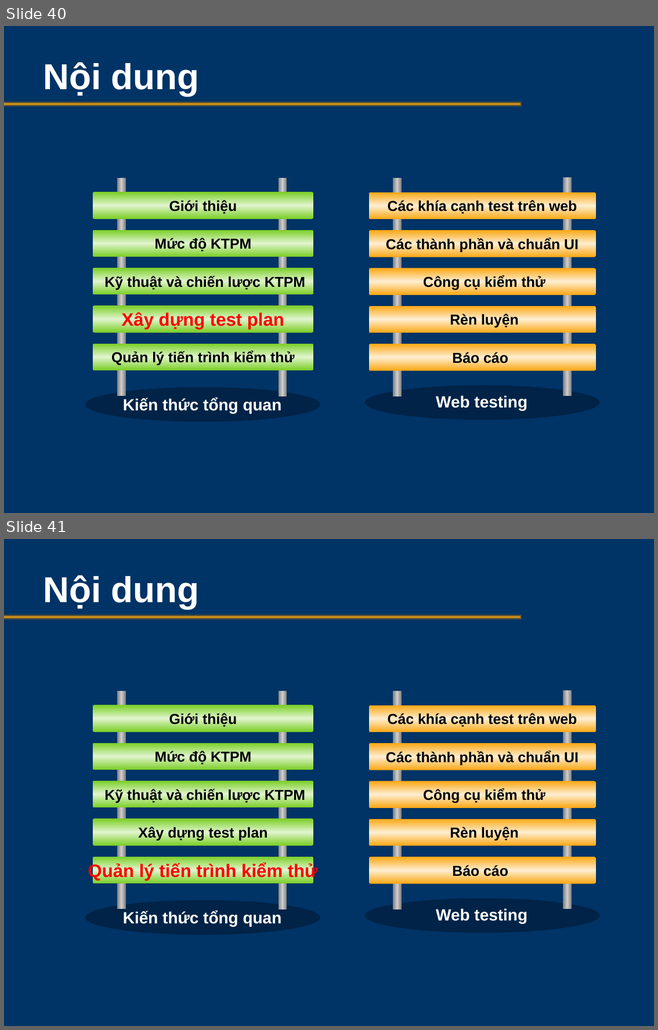
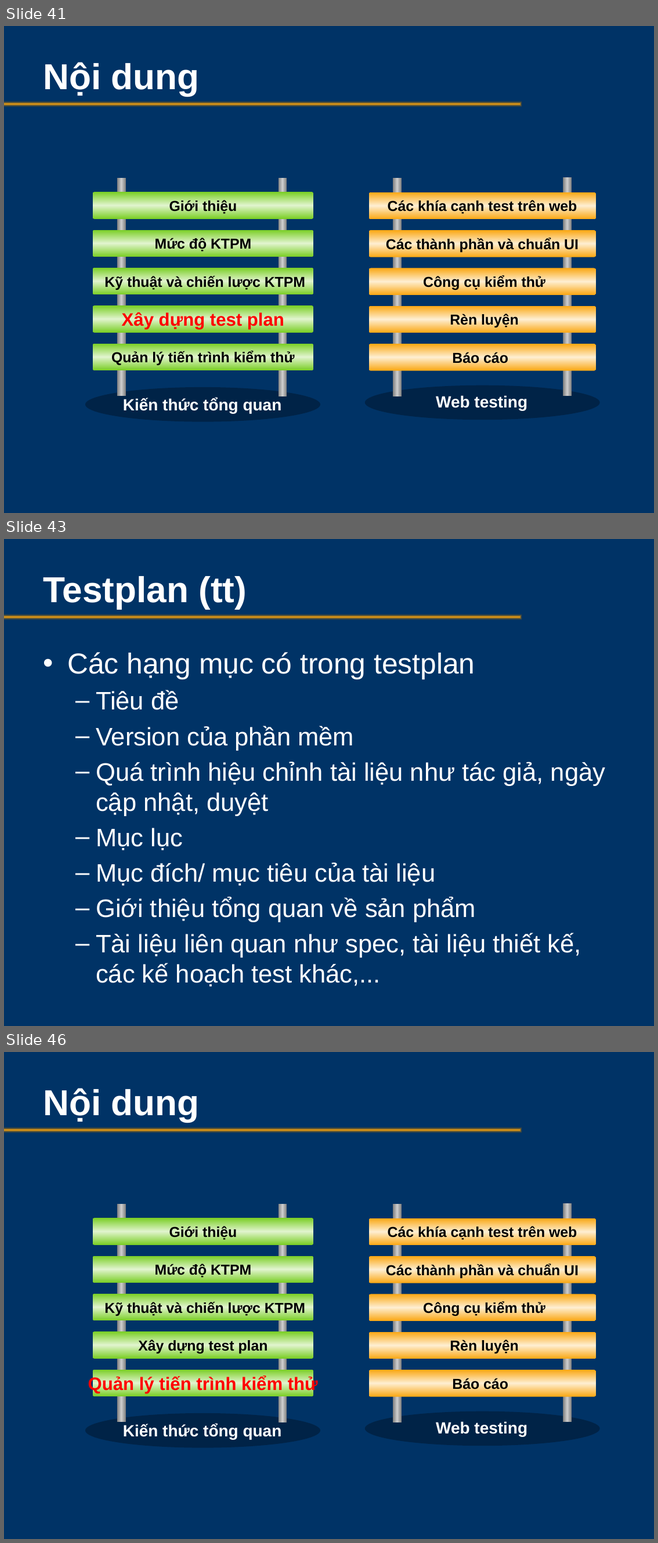
Before and after one commit to testervn/ka-caohoc, a slide deck: QA-QC/SoftwareTesting.pptx. Shown one above the other, each under a label of ours: slides 40 and 41 before the commit, slides 41, 43 and 46 after it; the slides between them are not shown. The pictures are 658x1030 and 658x1543 pixels, drawn with LibreOffice and Linux fonts; fonts in the diff are those of the drawing; background and template pictures are left out. Boxes give left, top, right and bottom in pixels: in the first picture for what was removed or moved away, otherwise in the second. Text is boxed around its words. In the diff, an @@ line names an element or a change of style, - is before the commit and + after.

```diff
--- a/QA-QC/SoftwareTesting.pptx
+++ b/QA-QC/SoftwareTesting.pptx
@@ slide 43 added at (4, 539, 654, 1026), background picture (left out); not listed: 1 template element that a slide beside it also shows @@
@@ title added at (43, 576, 246, 609), 40 pt, text #FFFFFF, bold @@
+Testplan (tt)
@@ text added at (67, 652, 605, 987), 28 pt, text #FFFFFF @@
+• Các hạng mục có trong testplan
+  – Tiêu đề
+  – Version của phần mềm
+  – Quá trình hiệu chỉnh tài liệu như tác giả, ngày cập nhật, duyệt
+  – Mục lục
+  – Mục đích/ mục tiêu của tài liệu
+  – Giới thiệu tổng quan về sản phẩm
+  – Tài liệu liên quan như spec, tài liệu thiết kế, các kế hoạch test khác,...
@@ what was slide 40 is now slide 41 @@
@@ what was slide 41 is now slide 46 @@
```
Also in this commit, not shown: 6 other slides added.
